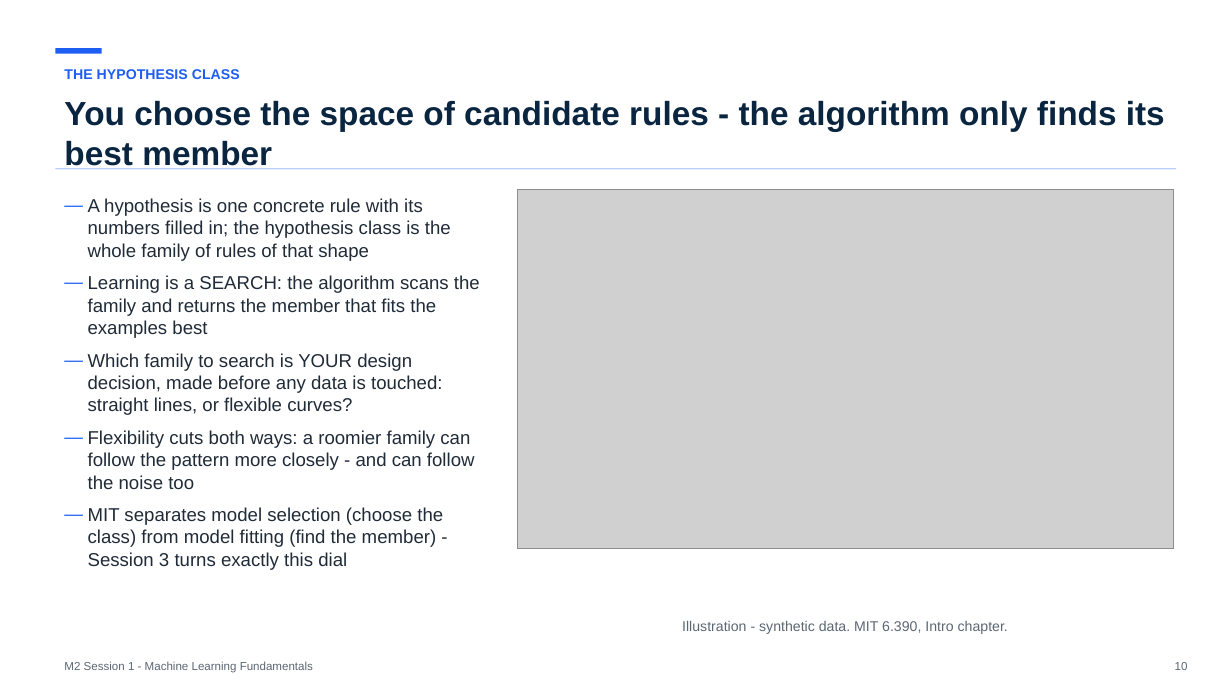
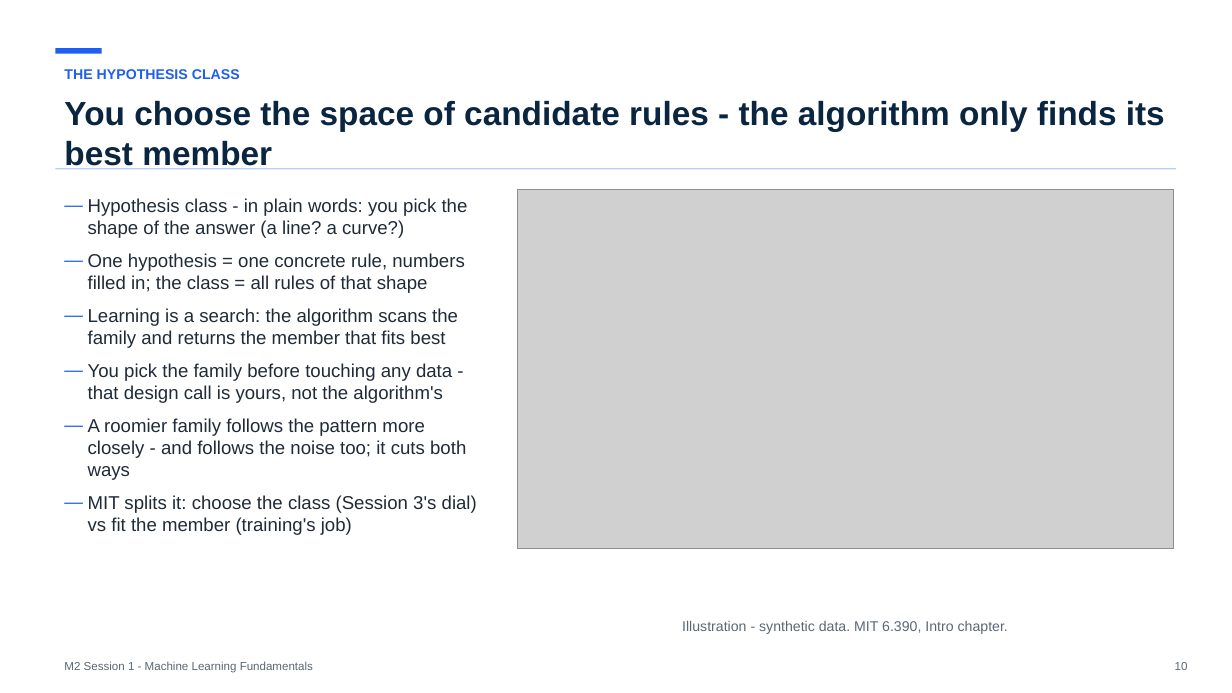
Before and after one commit to koenossendrijver/fontys-tech-exercises, a slide deck: slide 10 of presentations/m2-session-1-machine-learning-fundamentals.pptx. Drawn at 1232x693 pixels with LibreOffice and Linux fonts; fonts in the diff are those of the drawing; grey boxes stand for pictures. Boxes give left, top, right and bottom in pixels: in the first picture for what was removed or moved away, otherwise in the second. Text is boxed around its words. In the diff, an @@ line names an element or a change of style, - is before the commit and + after.

```diff
--- a/presentations/m2-session-1-machine-learning-fundamentals.pptx
+++ b/presentations/m2-session-1-machine-learning-fundamentals.pptx
@@ text at [88, 198, 477, 535]: text changed @@
-— A hypothesis is one concrete rule with its numbers filled in; the hypothesis class is the whole family of rules of that shape
-— Learning is a SEARCH: the algorithm scans the family and returns the member that fits the examples best
-— Which family to search is YOUR design decision, made before any data is touched: straight lines, or flexible curves?
-— Flexibility cuts both ways: a roomier family can follow the pattern more closely - and can follow the noise too
-— MIT separates model selection (choose the class) from model fitting (find the member) - Session 3 turns exactly this dial
+— Hypothesis class - in plain words: you pick the shape of the answer (a line? a curve?)
+— One hypothesis = one concrete rule, numbers filled in; the class = all rules of that shape
+— Learning is a search: the algorithm scans the family and returns the member that fits best
+— You pick the family before touching any data - that design call is yours, not the algorithm's
+— A roomier family follows the pattern more closely - and follows the noise too; it cuts both ways
+— MIT splits it: choose the class (Session 3's dial) vs fit the member (training's job)
```
Also in this commit, not shown: 9 other slides changed, 7 other files.
